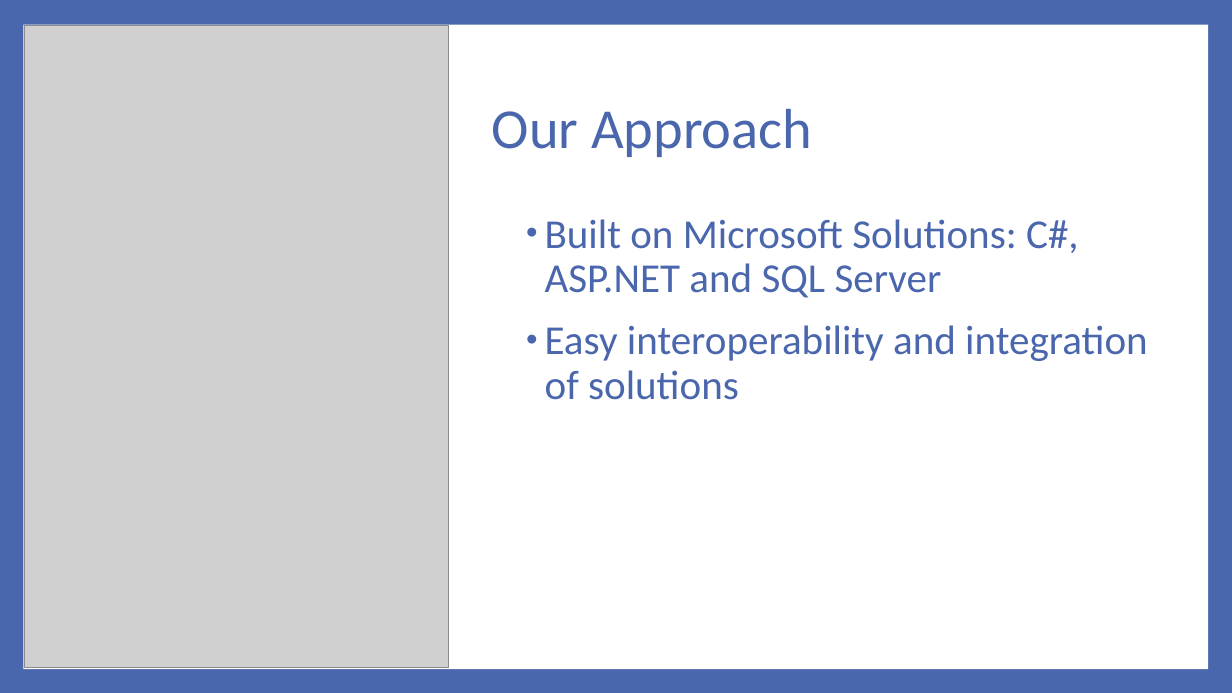
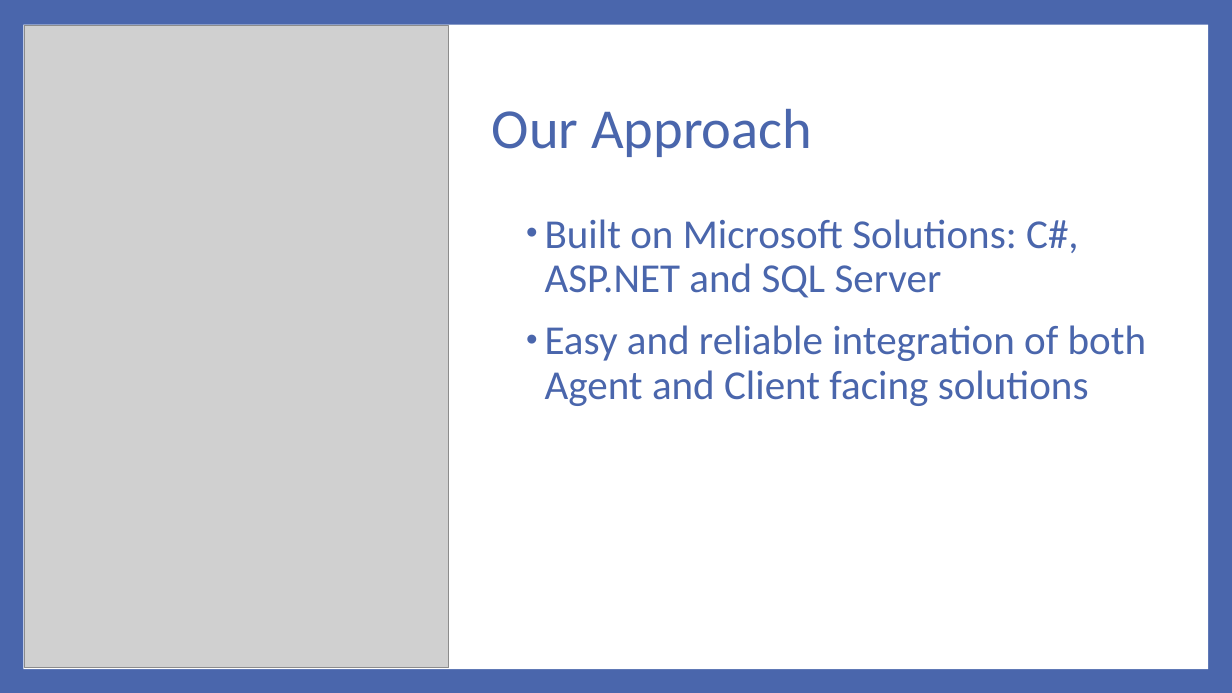
Before and after one commit to EvanTucker96/Project2TeamWEAT, a slide deck: slide 4 of Travel Experts.pptx. Drawn at 1232x693 pixels with LibreOffice and Linux fonts; fonts in the diff are those of the drawing; grey boxes stand for pictures. Boxes give left, top, right and bottom in pixels: in the first picture for what was removed or moved away, otherwise in the second. Text is boxed around its words. In the diff, an @@ line names an element or a change of style, - is before the commit and + after.

```diff
--- a/Travel Experts.pptx
+++ b/Travel Experts.pptx
@@ text at box(545, 325, 1147, 406): text changed @@
-• Easy interoperability and integration of solutions
+• Easy and reliable integration of both Agent and Client facing solutions
```
Also in this commit, not shown: 13 other files.
